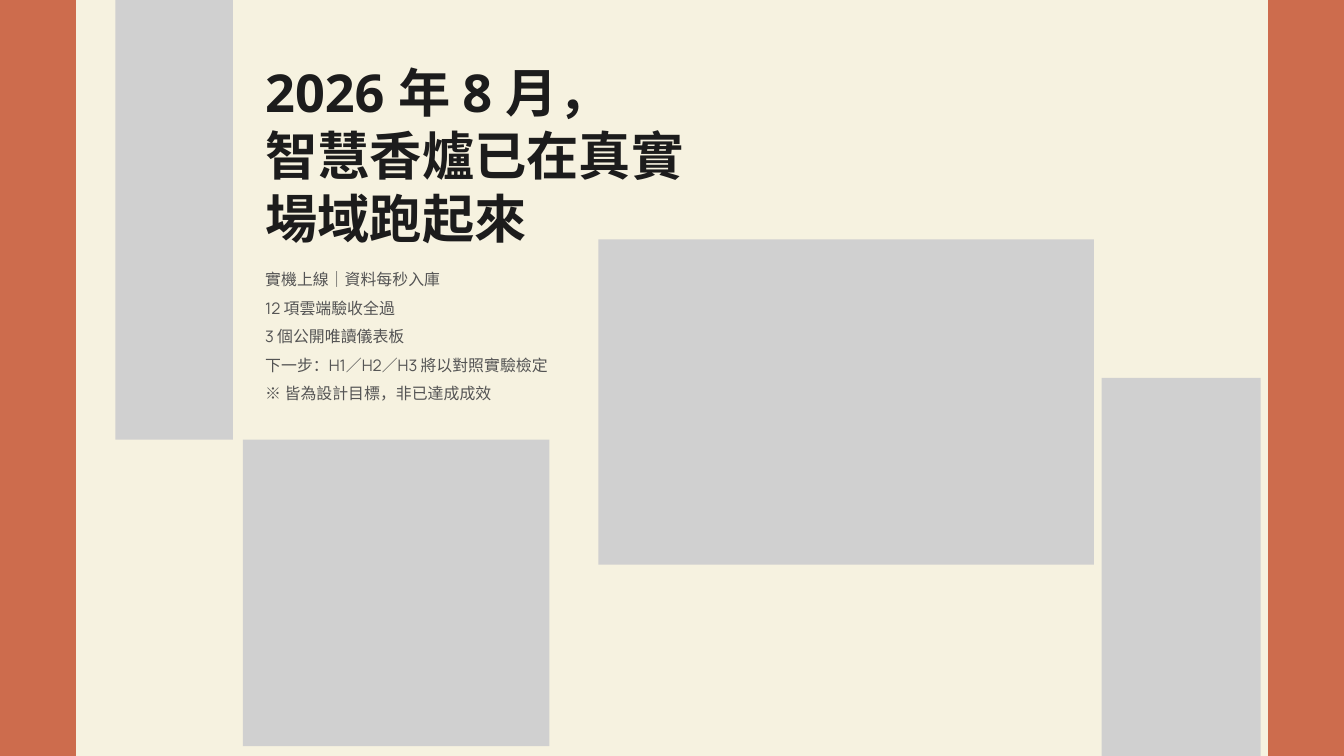
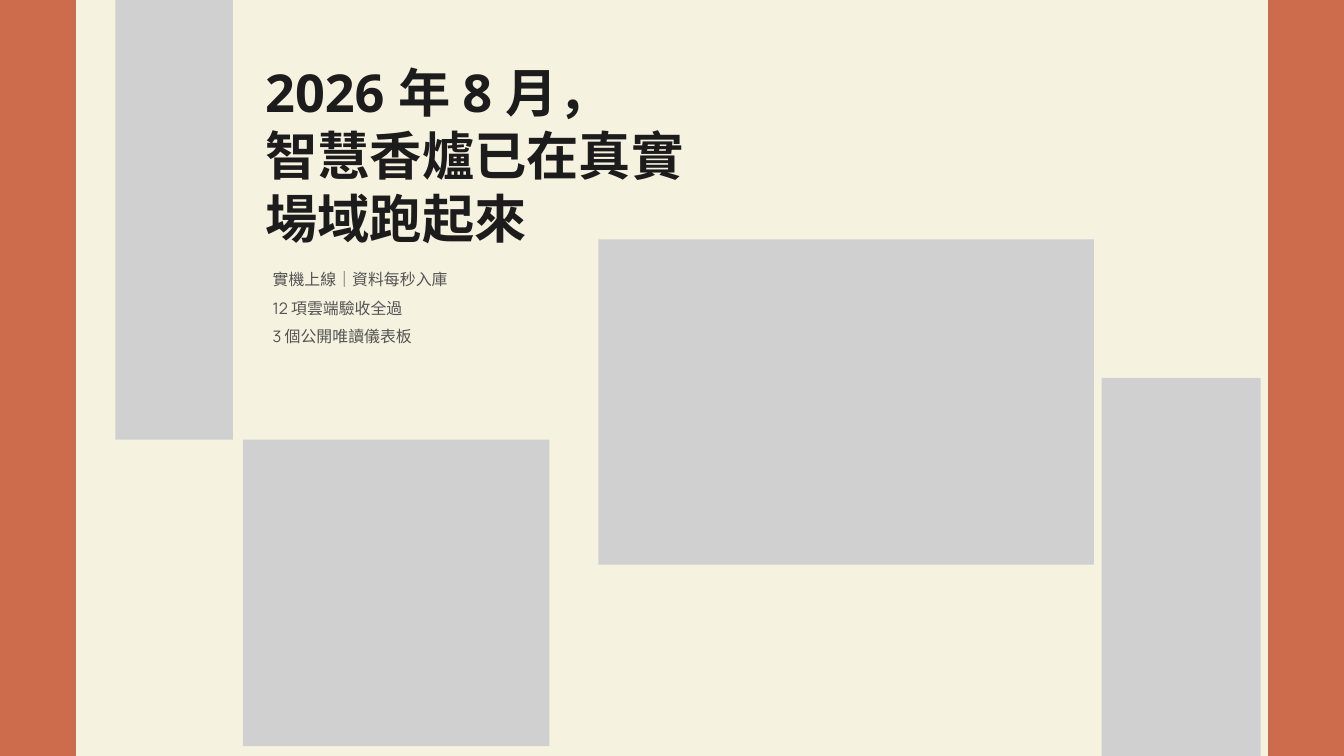
Before and after one commit to feihong9487/WRO2026, a slide deck: slide 9 of 簡報/香爐簡報.pptx. Drawn at 1344x756 pixels with LibreOffice and Linux fonts; fonts in the diff are those of the drawing; grey boxes stand for pictures. Boxes give left, top, right and bottom in pixels: in the first picture for what was removed or moved away, otherwise in the second. Text is boxed around its words. In the diff, an @@ line names an element or a change of style, - is before the commit and + after.

```diff
--- a/簡報/香爐簡報.pptx
+++ b/簡報/香爐簡報.pptx
@@ text "實機上線｜資料每秒入庫": place and size @@
-text "實機上線｜資料每秒入庫" at [265, 271, 548, 401]
+text "實機上線｜資料每秒入庫" at [273, 271, 448, 344]
@@ text at [265, 357, 548, 401]: paragraphs removed @@
-下一步：H1／H2／H3 將以對照實驗檢定
-※ 皆為設計目標，非已達成成效
```
Also in this commit, not shown: 5 other slides changed.
